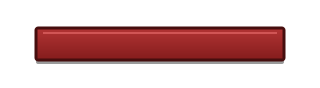
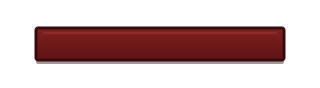
Two versions of the same layered image (320×88). Layer-by-layer changes:
painted on "door_locked_hover" over [34, 26, 286, 62]
